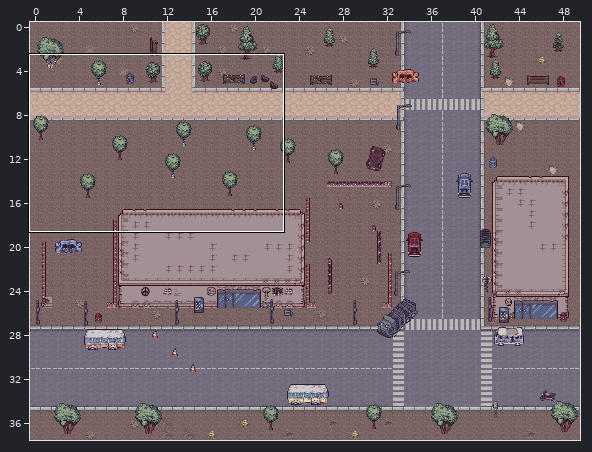
Two states of a Tiled map, levels/mission01.tmx. The first picture is a wide view before the edit; the outline marks the close-up.
Close-up. Before the edit:
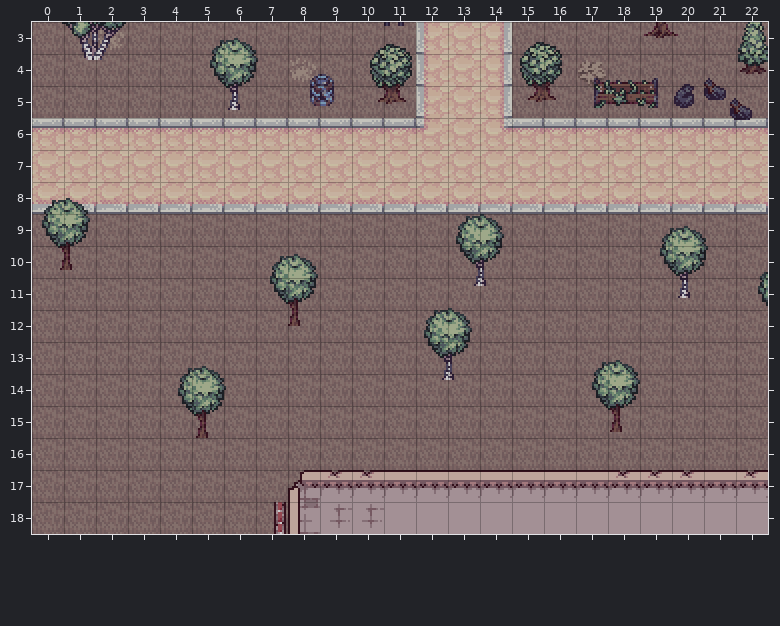
Cells are 16x16 px. Shown: x 0..22, y 3..18. The commit also changed other parts of the map, which this record leaves out.
After:
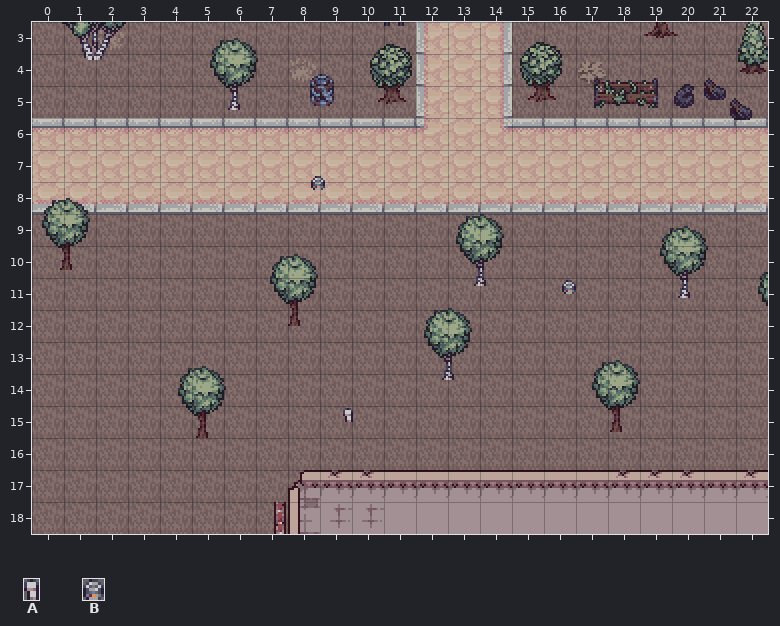
Key: from "Pickable": A 3 "Bandage", B 8 "Canned-food".
Objects are placed by their top-left corner, in cells (3,4 is the top-left corner of cell 3,4); size is 1x1 cell unless given.
The edit:
Layer "Pickables" (added):
added: B "Canned-food" at 8.7,7.8 size 0.4x0.4
added: B "Canned-food" at 16.6,11.1 size 0.4x0.4
added: A "Bandage" at 9.7,15.1 size 0.3x0.4
Changed places in both close-ups, as pixel boxes (x1, y1, x2, y2):
added: (311, 176, 325, 190)
added: (562, 280, 576, 294)
added: (343, 408, 353, 422)
